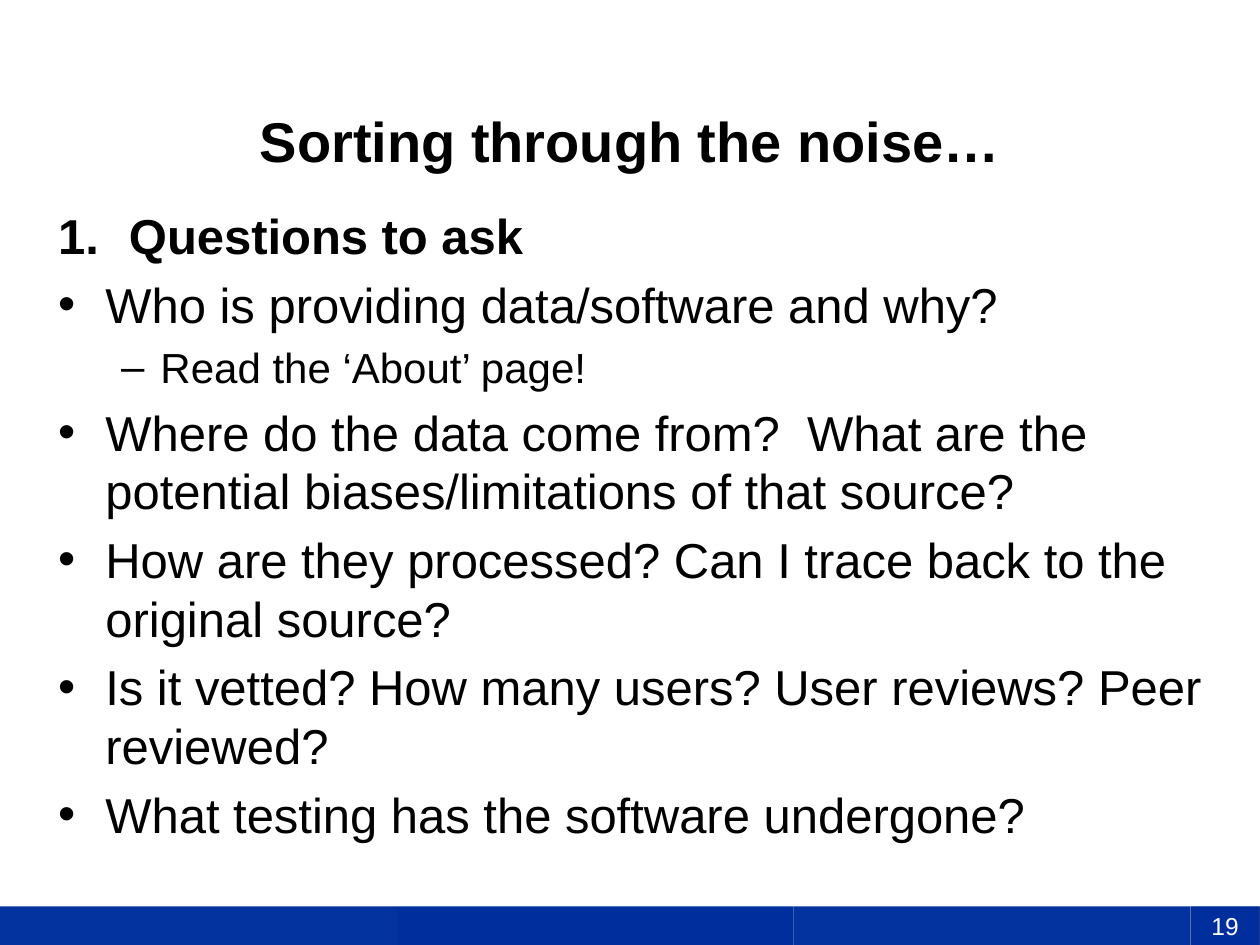
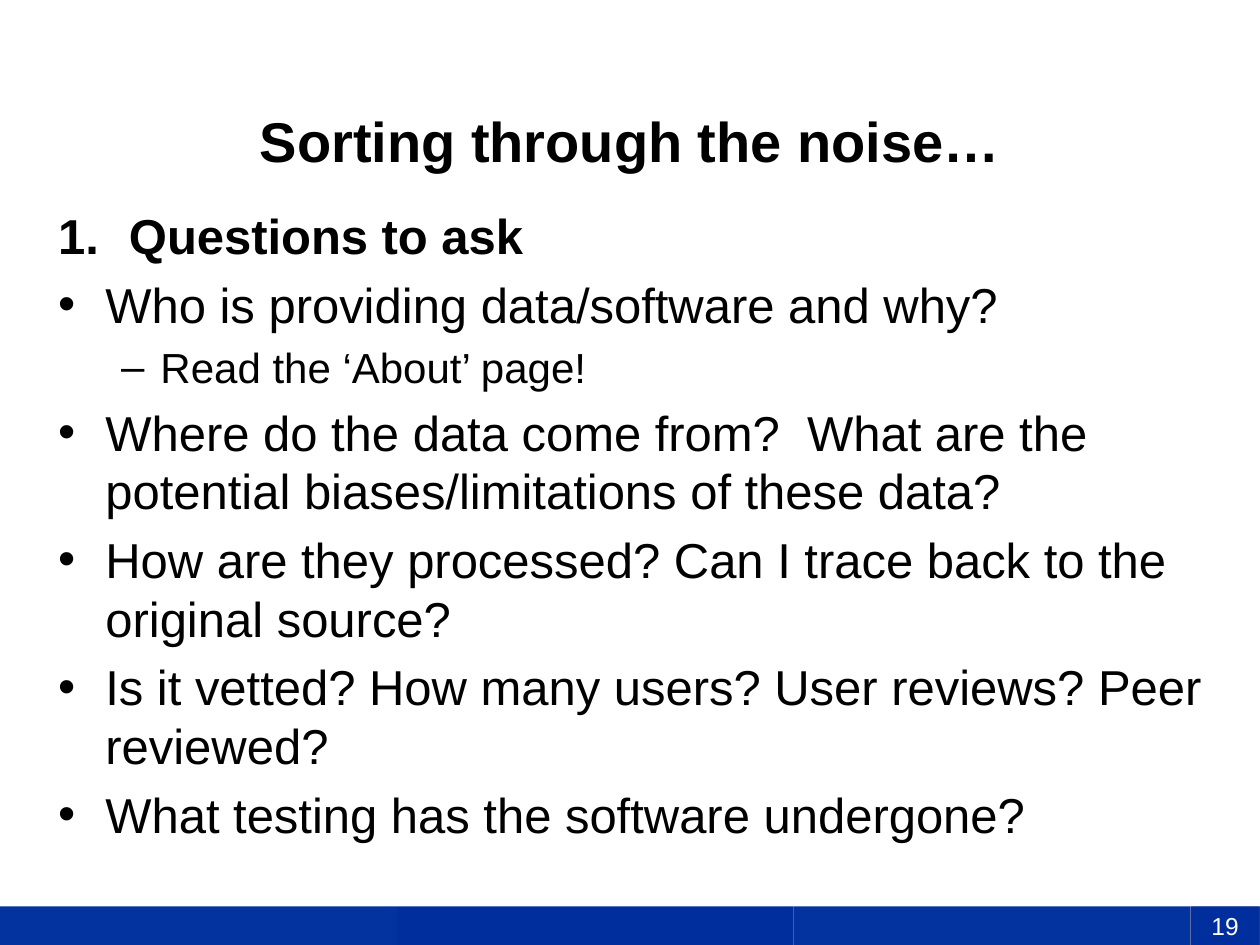
Before and after one commit to uky-transport-data-science/ce599, a slide deck: slide 19 of 8-Resources/8-Resources.pptx. Drawn at 1260x945 pixels with LibreOffice and Linux fonts; fonts in the diff are those of the drawing; background and template pictures are left out. Boxes give left, top, right and bottom in pixels: in the first picture for what was removed or moved away, otherwise in the second. Text is boxed around its words. In the diff, an @@ line names an element or a change of style, - is before the commit and + after.

```diff
--- a/8-Resources/8-Resources.pptx
+++ b/8-Resources/8-Resources.pptx
@@ text at (105,415,1087,519): text changed @@
-• Where do the data come from? What are the potential biases/limitations of that source?
+• Where do the data come from? What are the potential biases/limitations of these data?
```
Also in this commit, not shown: 1 slide added.
